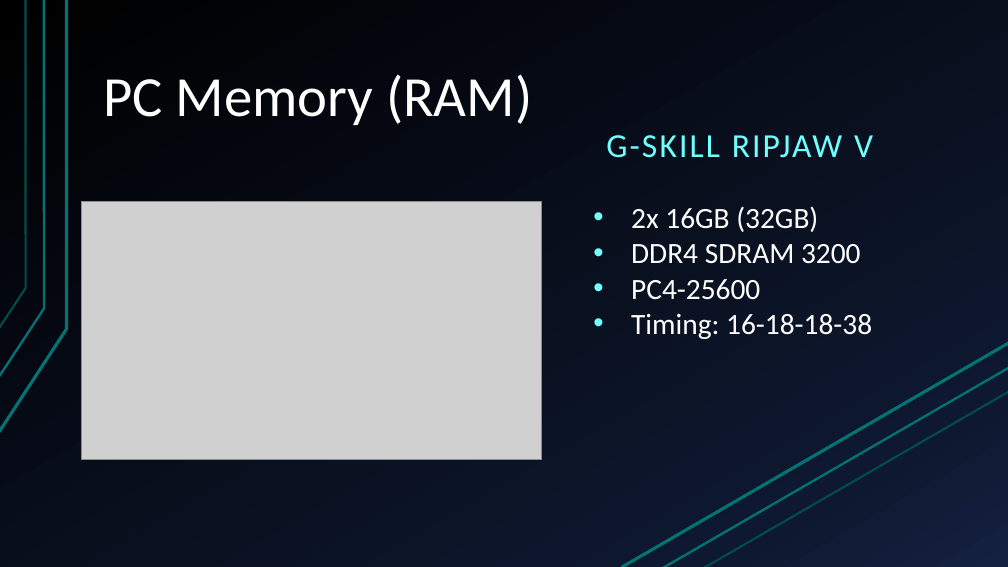
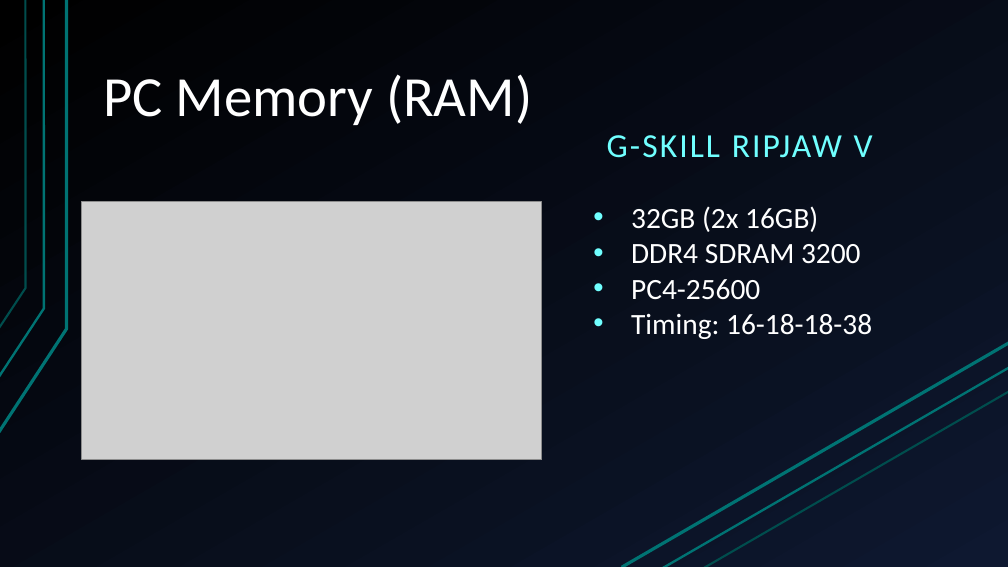
Before and after one commit to Ploppa-Smurph/ctec112_IT_HardwareSupport, a slide deck: slide 7 of buildPC.pptx. Drawn at 1008x567 pixels with LibreOffice and Linux fonts; fonts in the diff are those of the drawing; grey boxes stand for pictures. Boxes give left, top, right and bottom in pixels: in the first picture for what was removed or moved away, otherwise in the second. Text is boxed around its words. In the diff, an @@ line names an element or a change of style, - is before the commit and + after.

```diff
--- a/buildPC.pptx
+++ b/buildPC.pptx
@@ background gradient #000000 to #0F1931 to #142242 to gradient #000000 to #0E1830 @@
@@ text "G-SKILL RIPJAW V" at (x1=607, y1=135, x2=873, y2=158): indent changed; more space between paragraphs @@
@@ text at (x1=631, y1=206, x2=818, y2=232): text changed @@
-• 2x 16GB (32GB)
+• 32GB (2x 16GB)
@@ line (704, 567) - (1008, 392): stroke #007373 2 pt to #004D4D 2 pt @@
```
Also in this commit, not shown: 15 other slides changed.
